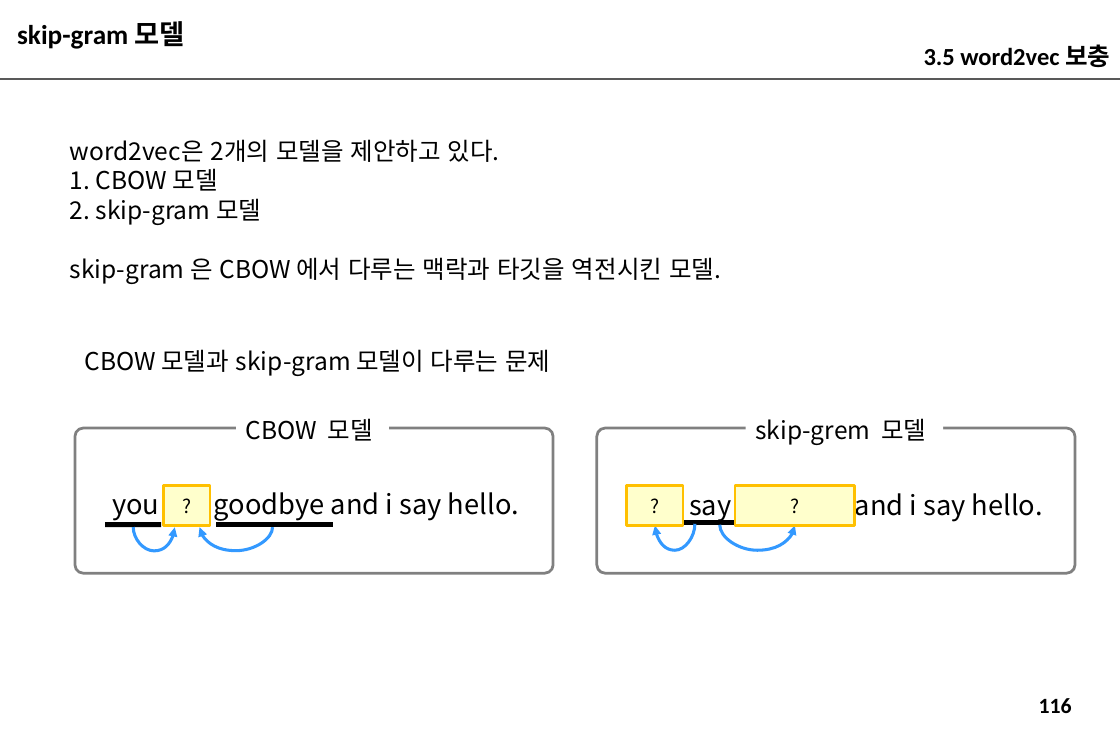
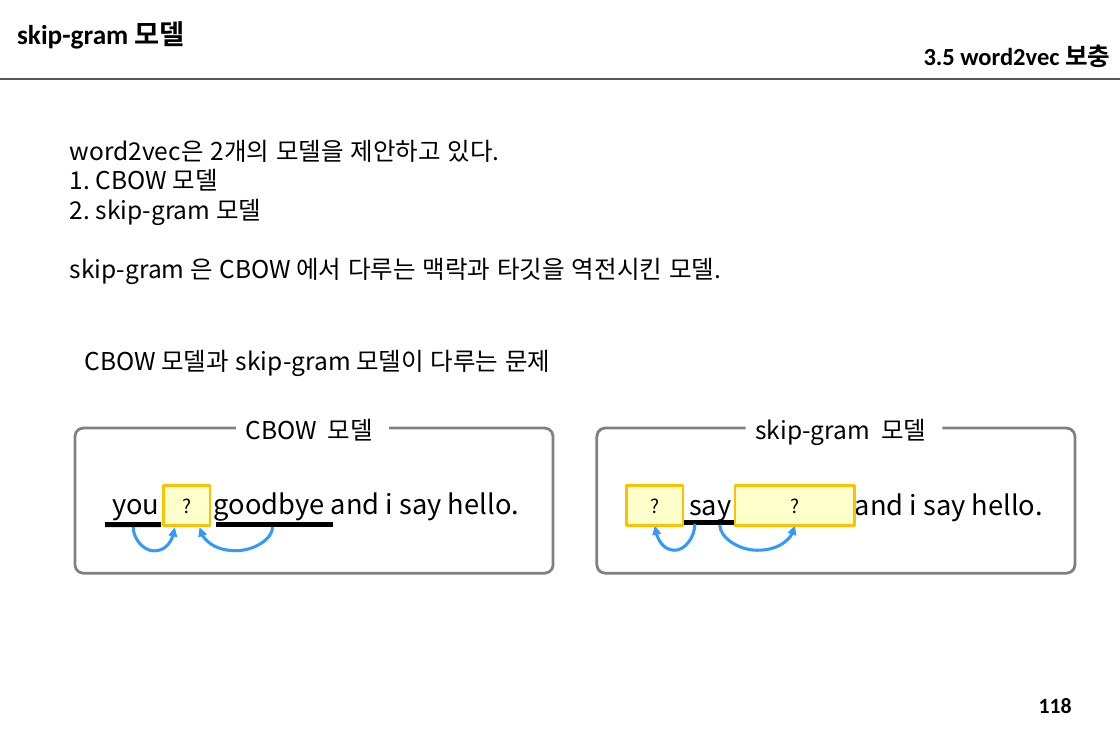
Before and after one commit to imguru-mooc/deep_learning_nlp, a slide deck: slide 118 of 인공지능_자연어처리_2_판서.pptx (slide 116 before the commit). Drawn at 1120x736 pixels with LibreOffice and Linux fonts; fonts in the diff are those of the drawing. Boxes give left, top, right and bottom in pixels: in the first picture for what was removed or moved away, otherwise in the second. Text is boxed around its words. In the diff, an @@ line names an element or a change of style, - is before the commit and + after.

```diff
--- a/인공지능_자연어처리_2_판서.pptx
+++ b/인공지능_자연어처리_2_판서.pptx
@@ text at (755,418,926,445): text changed @@
-skip-grem 모델
+skip-gram 모델
@@ page number at (1039,698,1072,713): text changed @@
-116
+118
```
Also in this commit, not shown: 6 other slides changed, 2 slides added.
